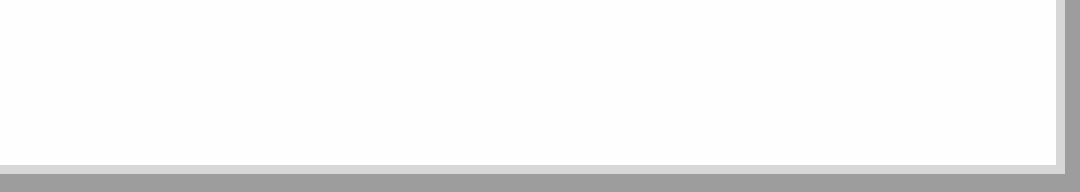
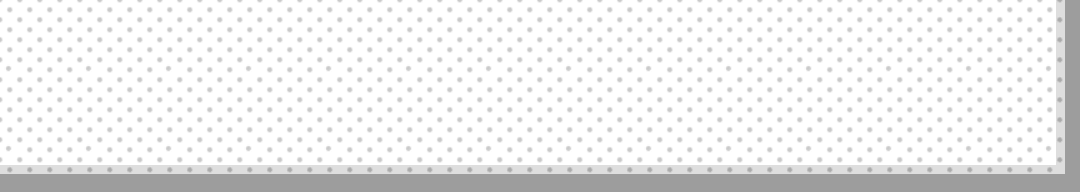
The second (1080, 192) image is a revision of the first. Changes to its layers:
pixels changed over [0, 0, 1065, 174] (layer not identified)
